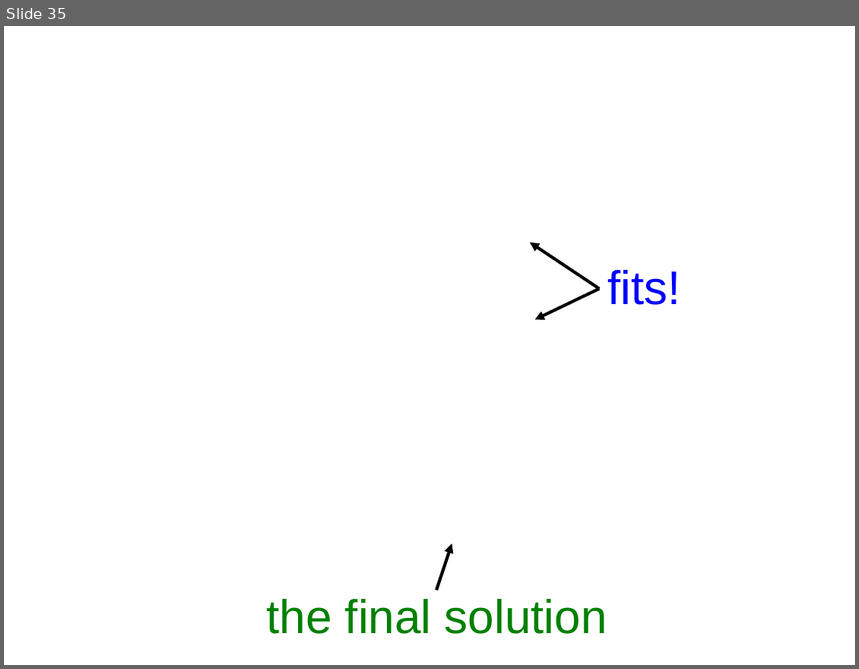
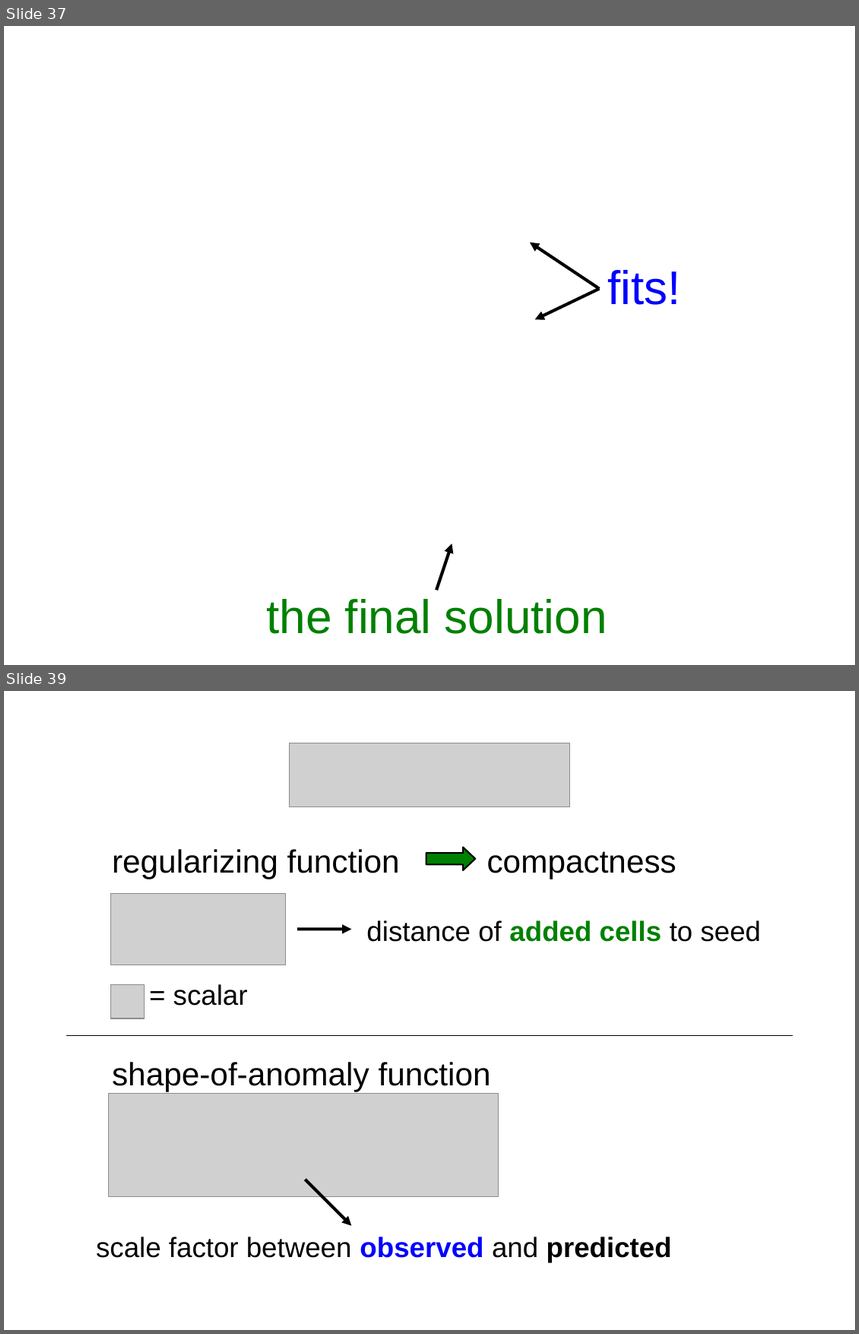
Before and after one commit to leouieda/agu-cancun2013, a slide deck: presentation/uieda_oliveirajr_barbosa.odp. Shown one above the other, each under a label of ours: slide 35 before the commit, slides 37 and 39 after it; the slides between them are not shown. The pictures are 859x669 and 859x1334 pixels, drawn with LibreOffice and Linux fonts; fonts in the diff are those of the drawing; grey boxes stand for pictures; background and template pictures are left out. Boxes give left, top, right and bottom in pixels: in the first picture for what was removed or moved away, otherwise in the second. Text is boxed around its words. In the diff, an @@ line names an element or a change of style, - is before the commit and + after.

```diff
--- a/presentation/uieda_oliveirajr_barbosa.odp
+++ b/presentation/uieda_oliveirajr_barbosa.odp
@@ slide 39 added at <box>4,691,855,1330</box>, background #FFFFFF @@
@@ picture added at <box>290,743,570,807</box> @@
@@ text added at <box>112,849,400,879</box>, 30 pt, text #000000 @@
+regularizing function
@@ right arrow added at <box>427,847,476,870</box>, fill #008000, outline #000000 1.45 pt @@
@@ text added at <box>487,851,677,879</box>, 30 pt, text #000000 @@
+compactness
@@ picture added at <box>111,893,286,965</box> @@
@@ arrow added from (297, 929) to (351, 929), #000000 2.89 pt @@
@@ text added at <box>367,921,762,942</box>, 26 pt, text #000000 @@
+distance of added cells to seed
@@ picture added at <box>110,984,144,1019</box> @@
@@ text added at <box>173,984,248,1006</box>, 26 pt, text #000000 @@
+= scalar
@@ line added from (66, 1035) to (793, 1035), #000000 0 pt @@
@@ text added at <box>112,1062,491,1092</box>, 30 pt, text #000000 @@
+shape-of-anomaly function
@@ picture added at <box>109,1094,499,1196</box> @@
@@ arrow added from (305, 1179) to (351, 1225), #000000 2.89 pt @@
@@ text added at <box>96,1237,672,1263</box>, 26 pt, text #000000 @@
+scale factor between observed and predicted
@@ what was slide 35 is now slide 37 @@
```
Also in this commit, not shown: 3 slides changed, 5 other slides added.
